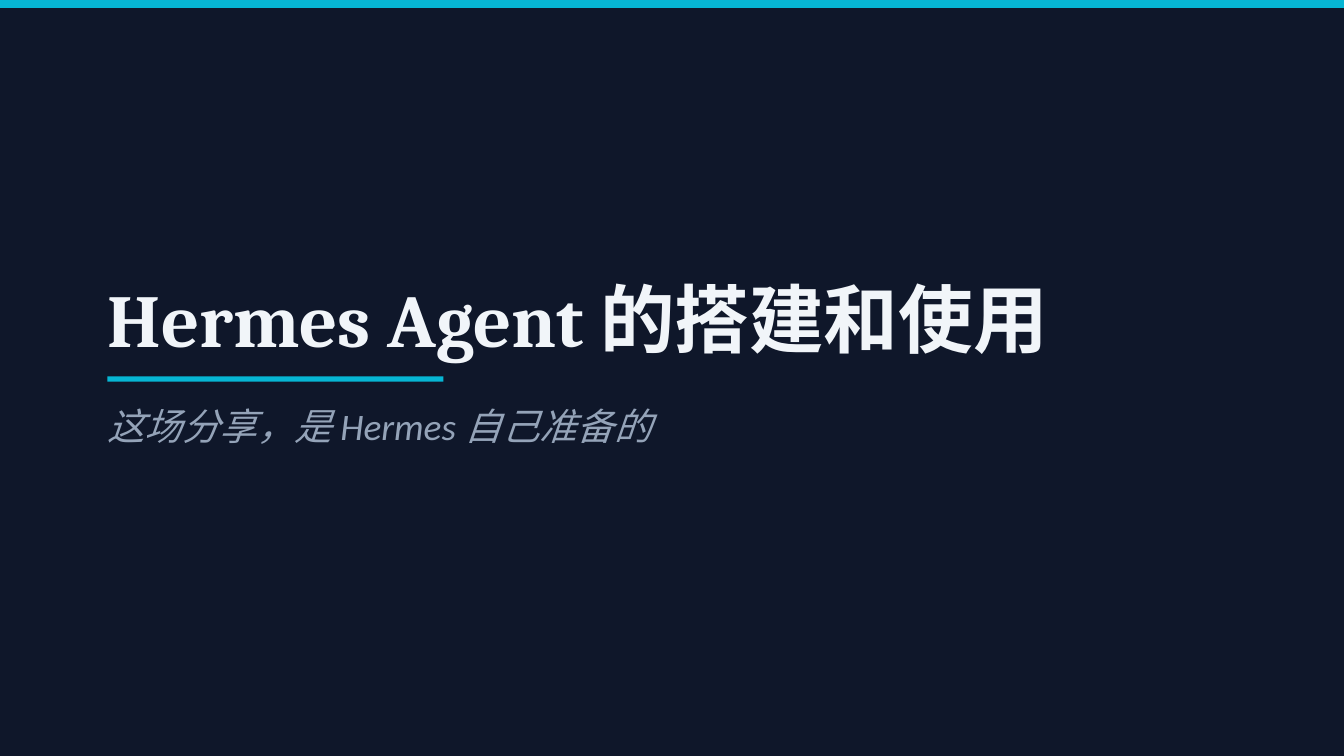
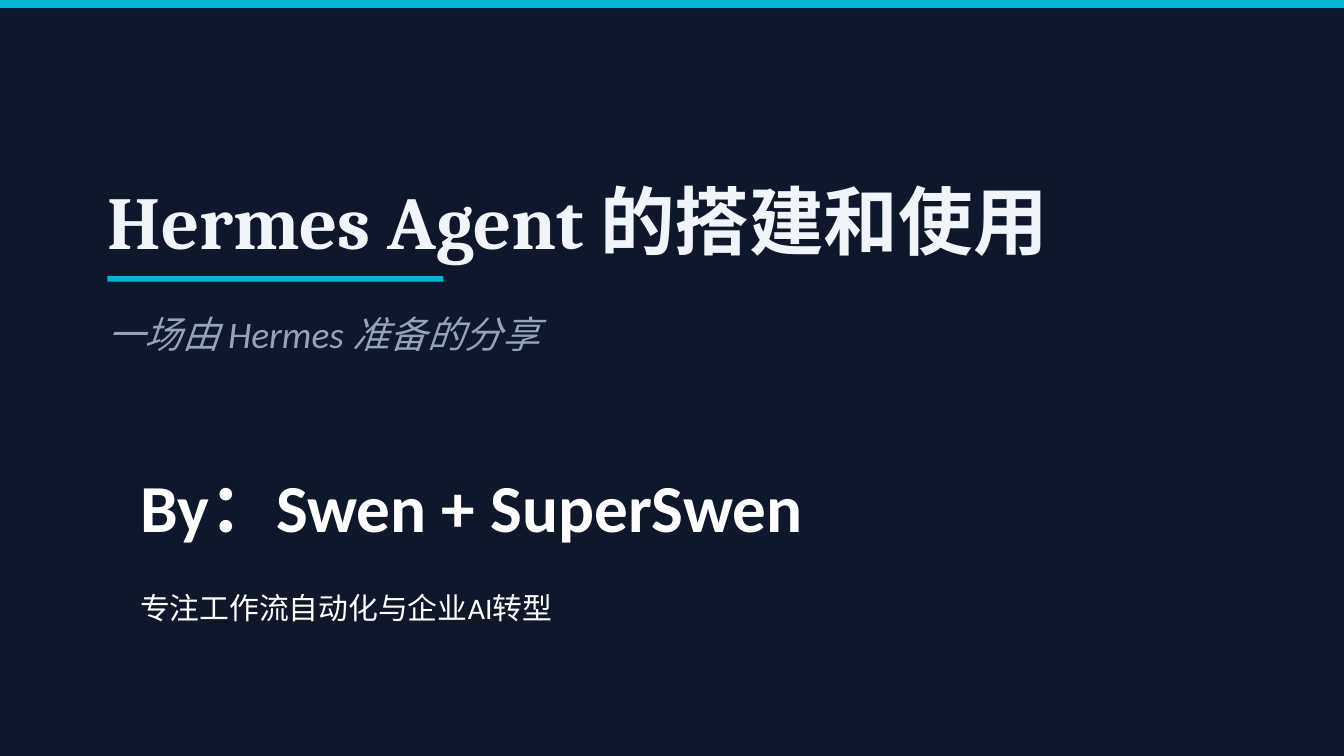
Before and after one commit to swen-chan/hermes-demo, a slide deck: slide 1 of assets/Hermes-Demo.pptx. Drawn at 1344x756 pixels with LibreOffice and Linux fonts; fonts in the diff are those of the drawing. Boxes give left, top, right and bottom in pixels: in the first picture for what was removed or moved away, otherwise in the second. Text is boxed around its words. In the diff, an @@ line names an element or a change of style, - is before the commit and + after.

```diff
--- a/assets/Hermes-Demo.pptx
+++ b/assets/Hermes-Demo.pptx
@@ text "Hermes Agent 的搭建和使用": place and size @@
-text "Hermes Agent 的搭建和使用" at bbox=[107, 283, 1048, 364]
+text "Hermes Agent 的搭建和使用" at bbox=[107, 185, 1048, 265]
@@ rectangle: place and size @@
-rectangle at bbox=[108, 376, 444, 382]
+rectangle at bbox=[108, 277, 444, 282]
@@ text at bbox=[107, 316, 540, 351]: text changed @@
-这场分享，是 Hermes 自己准备的
+一场由 Hermes 准备的分享
@@ text added at bbox=[140, 488, 803, 543], 36 pt, text #FFFFFF, bold @@
+By：Swen + SuperSwen
@@ text added at bbox=[140, 594, 552, 622], 16 pt, text #FFFFFF @@
+专注工作流自动化与企业AI转型
```
Also in this commit, not shown: 3 other slides changed, 1 other file.
